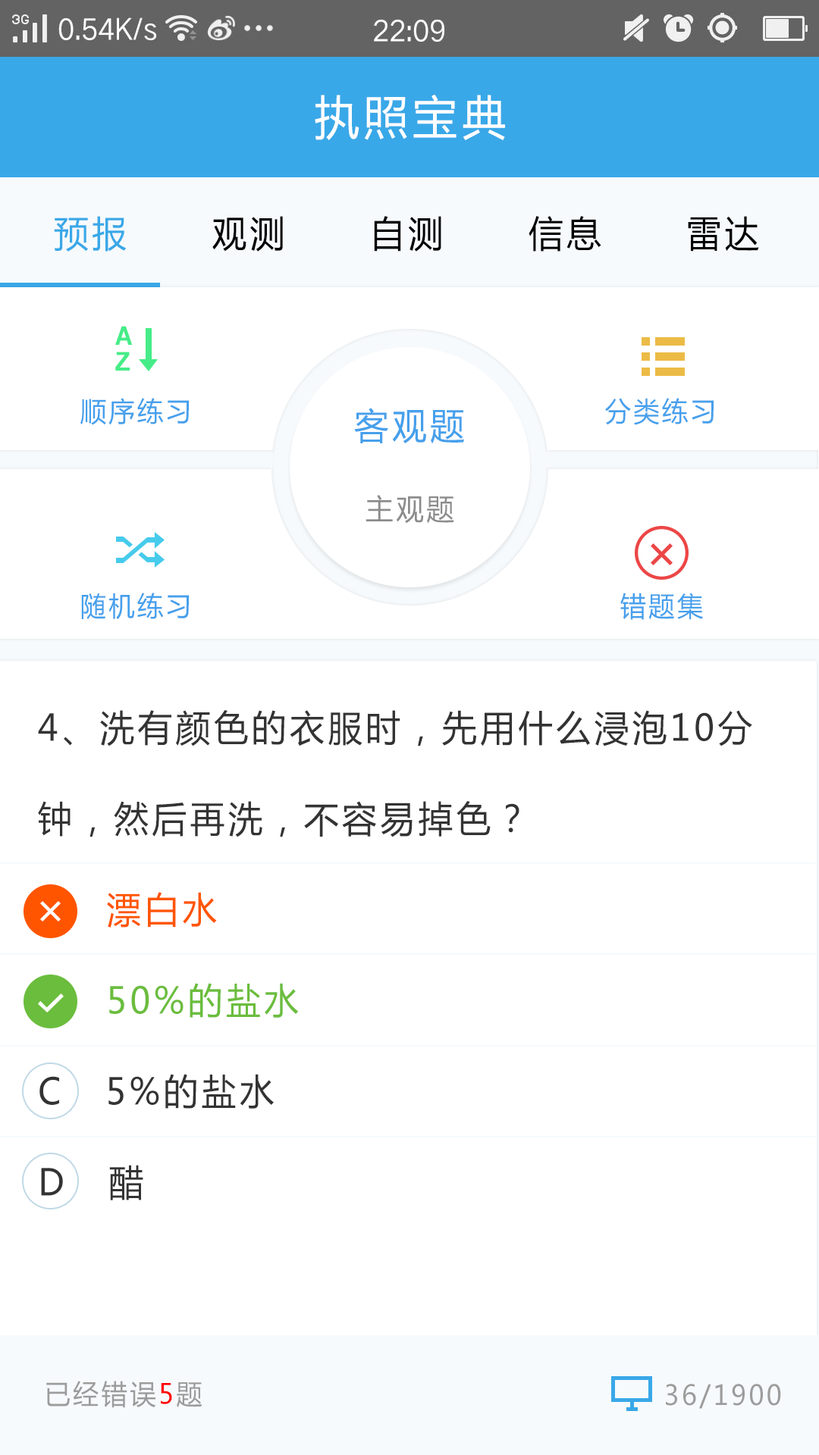
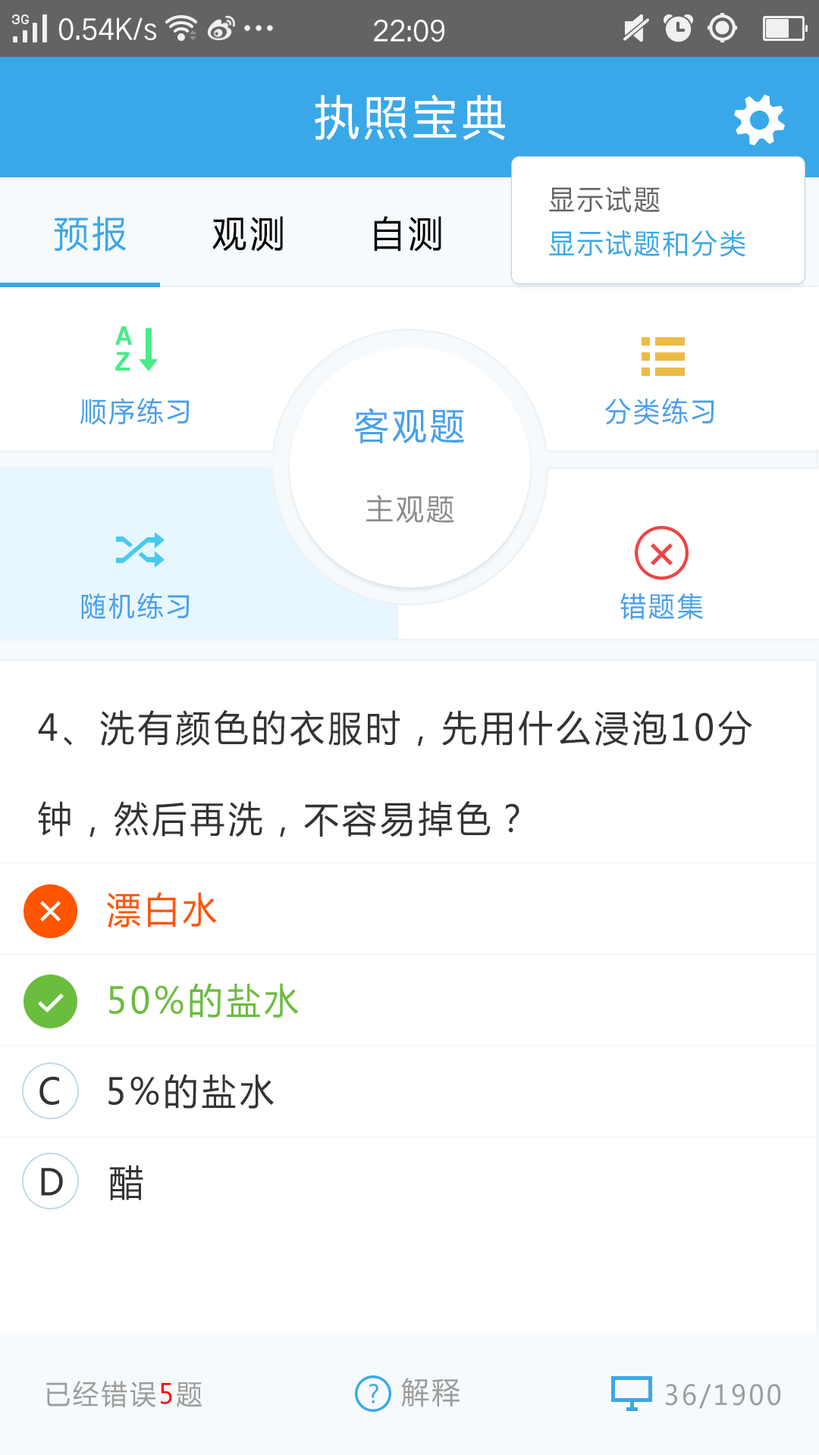
Layers edited between the first and the second 819 x 1455 image:
added group "组 7" with 3 layers in group "组 1" over (511, 94, 805, 284)
added layer "显示试题 显示试题和分类" in group "组 7" over (548, 185, 746, 257)
added layer "圆角矩形 1" in group "组 7" over (511, 156, 805, 284)
added layer "多边形 1" in group "组 7" over (733, 94, 785, 146)
added layer "解释" in group "组 6" over (400, 1378, 460, 1408)
added layer "?" in group "组 6" over (369, 1384, 379, 1404)
added layer "椭圆 5" in group "组 6" over (354, 1375, 392, 1413)
added layer "矩形 3 副本" in group "组 2" over (0, 469, 398, 639)
